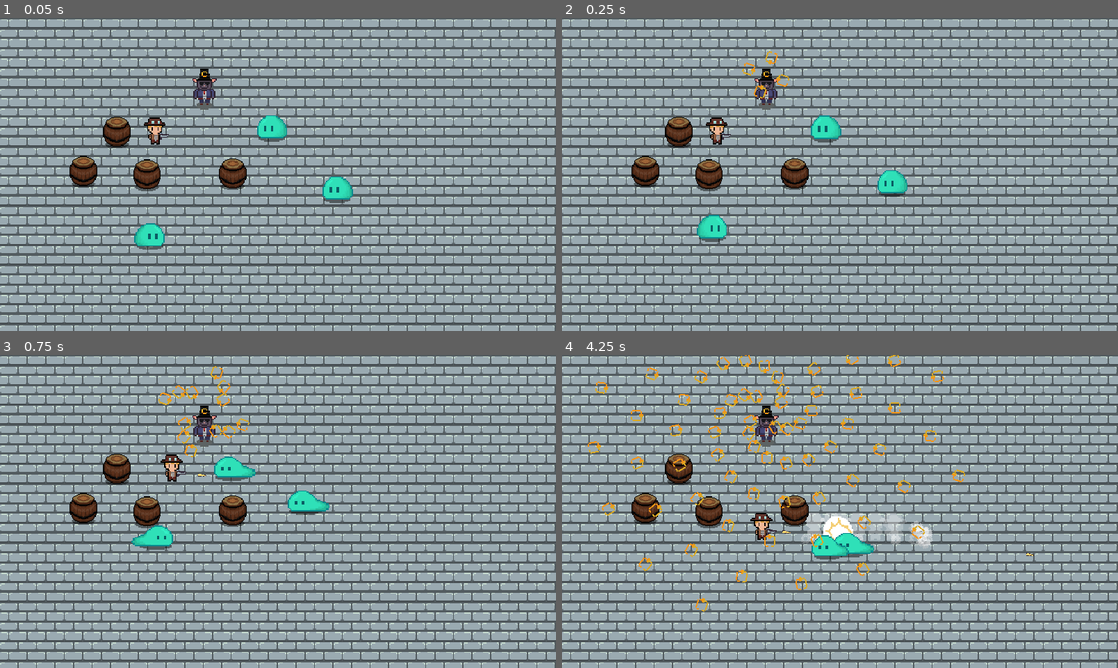
Above: before the commit, frames 1-4 (two rows, left to right).
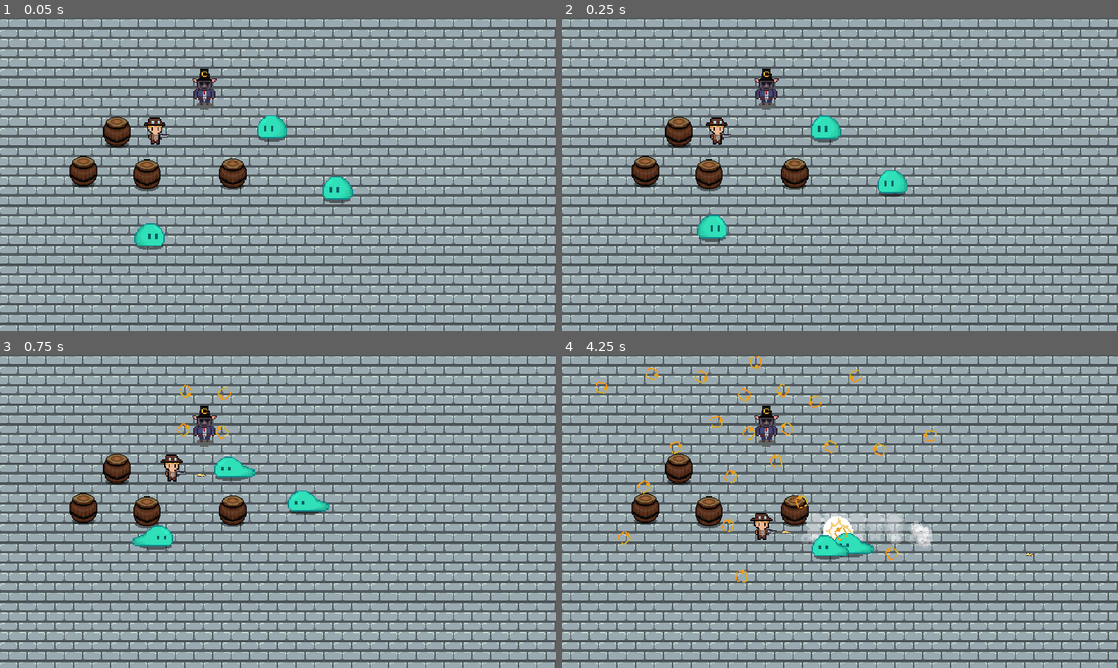
Above: after the commit, the same moments.

Repository: WAIWAI-PARTY/Life-after-people
Game: Godot game, scene res://World.tscn
Same seed, same stepped clock (60 frames per second), same inputs: the game is played once before the commit and once after it.
Inputs (mouse positions are in pixels of both pictures, inside the frame that each line leads up to):
- Up to frame 1 (0.05 s): no input
- Up to frame 2 (0.25 s): no input
- Up to frame 3 (0.75 s): move the mouse to (400, 495) at 0.52 s; press the mouse at (400, 495) at 0.53 s; hold D (ui_right) from 0.53 s (still down)
- Up to frame 4 (4.25 s): move the mouse to (728, 527) at 1.27 s; release D (ui_right) at 1.28 s; release the mouse at (728, 527) at 1.28 s; hold S (ui_down) 1.28-2.03 s; tap Shift (dash) at 1.35, 3.6 s; click (728, 527) at 1.55 s; move the mouse to (895, 442) at 2.02 s; press the mouse at (895, 442) at 2.03 s; hold D (ui_right) 2.03-2.78 s; move the mouse to (812, 574) at 2.77 s; release the mouse at (812, 574) at 2.78 s; hold W (ui_up) 2.78-3.53 s; click (812, 574) at 2.85 s; move the mouse to (1006, 558) at 3.52 s; press the mouse at (1006, 558) at 3.53 s; hold A (ui_left) from 3.53 s (still down)

Frame 1 is identical in both runs. In frame 2, 0.1% of the frame differs, in the area x 32-41%, y 10-26%; in frame 3, 0.4%; in frame 4, 1.7%, in the area x 4-73%, y 0-82%.

Commit message:
shootspped

Diff:
--- a/Enemy/MrC.gd
+++ b/Enemy/MrC.gd
@@ -5,7 +5,7 @@
 onready var rotater = $Rotater
 
 const rotate_speed = 100
-const shooter_timer_wait_time = 0.2
+const shooter_timer_wait_time = 0.5
 const spawn_point_count = 4
 const radius = 10
 
